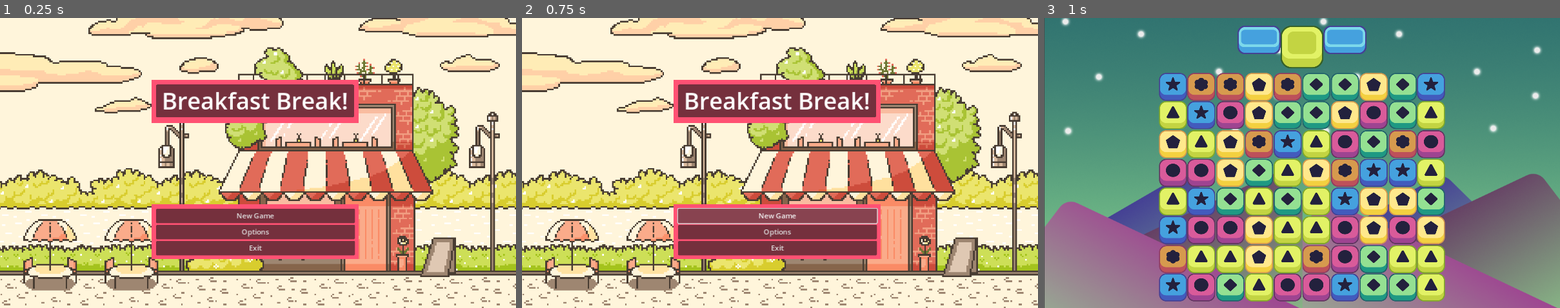
Above: before the commit, frames 1-3 (left to right).
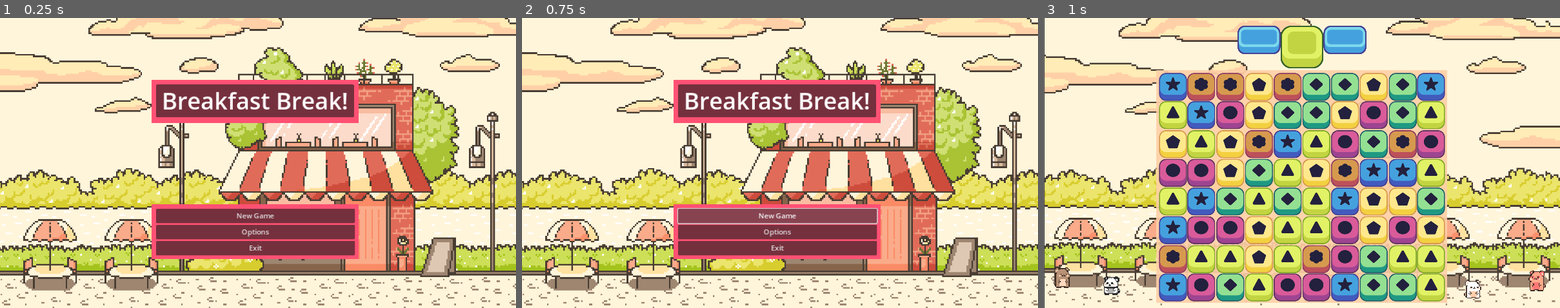
Above: after the commit, the same moments.

Repository: HenBarper/Breakfast_Break
Game: Godot game, scene res://Scenes/Main_Menu.tscn
The game is run twice, just before and just after one commit, with the same random seed, the same clock (stepped at 60 frames per second) and the same inputs. This scene is started directly instead of the project's main scene.
Inputs:
- Up to frame 1 (0.25 s): no input
- Up to frame 2 (0.75 s): click "New Game" at 0.5 s
- Up to frame 3 (1 s): no input

Frames 1-2 are identical in both runs. In frame 3, 58% of the frame differs, in the area x 0-100%, y 0-100%.

Commit message:
Breakfast bears, Background,
- Added cute breakfast bears to game scene
- Changed game scene background to match main menu

Diff:
--- a/Scenes/Game_Scene.tscn
+++ b/Scenes/Game_Scene.tscn
@@ -1,25 +1,33 @@
-[gd_scene load_steps=10 format=3 uid="uid://clpvd6h4mx7sn"]
+[gd_scene load_steps=12 format=3 uid="uid://clpvd6h4mx7sn"]
 
 [ext_resource type="Texture2D" uid="uid://bacnwvokb7dq5" path="res://Art Assets/Pieces/Blue Piece.png" id="1_2bqy4"]
+[ext_resource type="Texture2D" uid="uid://yu815ho6falp" path="res://Art Assets/patio.png" id="1_iqt3c"]
 [ext_resource type="Texture2D" uid="uid://cktmwea258ilr" path="res://Art Assets/UI/Top UI v 2.png" id="1_pq45l"]
-[ext_resource type="Texture2D" uid="uid://ckm23qfkjg8rq" path="res://Art Assets/UI/background 2.png" id="1_sk30v"]
 [ext_resource type="Texture2D" uid="uid://djvycb04hpfj4" path="res://Art Assets/Pieces/Orange Piece.png" id="3_0sm8q"]
 [ext_resource type="Texture2D" uid="uid://djyuw3j6yxbfm" path="res://Art Assets/Pieces/Light Green Piece.png" id="4_ujqpg"]
 [ext_resource type="Texture2D" uid="uid://cfyapvokdwd2e" path="res://Art Assets/Pieces/Green Piece.png" id="5_6cjq1"]
 [ext_resource type="Texture2D" uid="uid://bbpo0n71n8p1b" path="res://Art Assets/UI/Bottom UI v 2.png" id="7_bcieu"]
 [ext_resource type="Script" path="res://Scripts/grid.gd" id="8_qfrqt"]
-[ext_resource type="AudioStream" uid="uid://coun8xhj3ra67" path="res://SFX/8-bit-powerup-6768.mp3" id="9_aq4rd"]
+[ext_resource type="AudioStream" uid="uid://dft71p6h3vwjt" path="res://SFX/coin-collect-retro-8-bit-sound-effect-145251.mp3" id="9_4yk1e"]
+[ext_resource type="AudioStream" uid="uid://dxk2bqtfpxr5s" path="res://SFX/game-start-6104.mp3" id="10_75r0m"]
+[ext_resource type="Texture2D" uid="uid://bh2hl5qt76o4" path="res://Art Assets/BearSprites.png" id="11_ev3wq"]
 
 [node name="Game_Scene" type="Node2D"]
 
 [node name="background" type="TextureRect" parent="."]
 offset_left = 1.0
-offset_top = -376.0
+offset_top = -1.0
 offset_right = 1152.0
-offset_bottom = 775.0
-texture = ExtResource("1_sk30v")
-expand_mode = 4
-stretch_mode = 1
+offset_bottom = 649.0
+texture = ExtResource("1_iqt3c")
+expand_mode = 1
+
+[node name="ColorRect" type="ColorRect" parent="."]
+offset_left = 251.0
+offset_top = 117.0
+offset_right = 900.0
+offset_bottom = 637.0
+color = Color(0.996078, 0.811765, 0.65098, 0.905882)
 
 [node name="TopUiV2" type="Sprite2D" parent="."]
 visible = false
@@ -457,5 +465,48 @@
 offset = 64
 
 [node name="swapSFX" type="AudioStreamPlayer" parent="."]
-stream = ExtResource("9_aq4rd")
+stream = ExtResource("9_4yk1e")
 bus = &"SFX"
+
+[node name="matchSFX" type="AudioStreamPlayer" parent="."]
+stream = ExtResource("10_75r0m")
+bus = &"SFX"
+
+[node name="Bears" type="Node" parent="."]
+
+[node name="BearSprite1" type="Sprite2D" parent="Bears"]
+texture_filter = 1
+position = Vector2(41, 579)
+scale = Vector2(2, 2)
+texture = ExtResource("11_ev3wq")
+flip_h = true
+hframes = 2
+vframes = 5
+
+[node name="BearSprite2" type="Sprite2D" parent="Bears"]
+texture_filter = 1
+position = Vector2(150, 595)
+scale = Vector2(2, 2)
+texture = ExtResource("11_ev3wq")
+hframes = 2
+vframes = 5
+frame = 3
+
+[node name="BearSprite3" type="Sprite2D" parent="Bears"]
+texture_filter = 1
+position = Vector2(958, 603)
+scale = Vector2(2, 2)
+texture = ExtResource("11_ev3wq")
+flip_h = true
+hframes = 2
+vframes = 5
+frame = 5
+
+[node name="BearSprite4" type="Sprite2D" parent="Bears"]
+texture_filter = 1
+position = Vector2(1100, 586)
+scale = Vector2(2, 2)
+texture = ExtResource("11_ev3wq")
+hframes = 2
+vframes = 5
+frame = 6
--- a/Scenes/Main_Menu.tscn
+++ b/Scenes/Main_Menu.tscn
@@ -141,6 +141,7 @@
 vertical_alignment = 1
 
 [node name="MusicAudioStreamPlayer" type="AudioStreamPlayer" parent="."]
+process_mode = 4
 stream = ExtResource("3_tpkpp")
 autoplay = true
 bus = &"Music"
--- a/Scripts/grid.gd
+++ b/Scripts/grid.gd
@@ -8,7 +8,8 @@
 @export var offset: int
 
 # SFX
-# @onready var swap_sfx = $"../swapSFX"
+@onready var swap_sfx = $"../swapSFX"
+@onready var match_sfx = $"../matchSFX"
 
 # piece array
 var possible_pieces = [
@@ -97,7 +98,7 @@
 		print(grid_position2)
 		if is_in_grid(grid_position2.x, grid_position2.y) && controlling: # only works if both click and unclick were on valid grid spaces
 			print("SWIPE")
-			# swap_sfx.play() # PLAY SFX
+			swap_sfx.play() # PLAY SFX
 			touch_difference(pixel_to_grid(first_touch.x, first_touch.y), grid_position2)
 			controlling = false
 
@@ -142,6 +143,7 @@
 							all_pieces[i][j].dim()
 							all_pieces[i + 1][j].matched = true
 							all_pieces[i + 1][j].dim()
+							match_sfx.play()
 				if j > 0 && j < height - 1:
 					if all_pieces[i][j - 1] != null && all_pieces[i][j + 1] != null: # check that 3 pieces in a row exist
 						if all_pieces[i][j - 1].color == current_color && all_pieces[i][j + 1].color == current_color: # check that the colors match
@@ -151,3 +153,4 @@
 							all_pieces[i][j].dim()
 							all_pieces[i][j + 1].matched = true
 							all_pieces[i][j + 1].dim()
+							match_sfx.play()
Binary file added: Art Assets/BearSprites.png
Not shown, added: Art Assets/BearSprites.png.import
Binary file added: Art Assets/patio.png
Not shown, added: Art Assets/patio.png.import
Not shown, changed: export_presets.cfg
